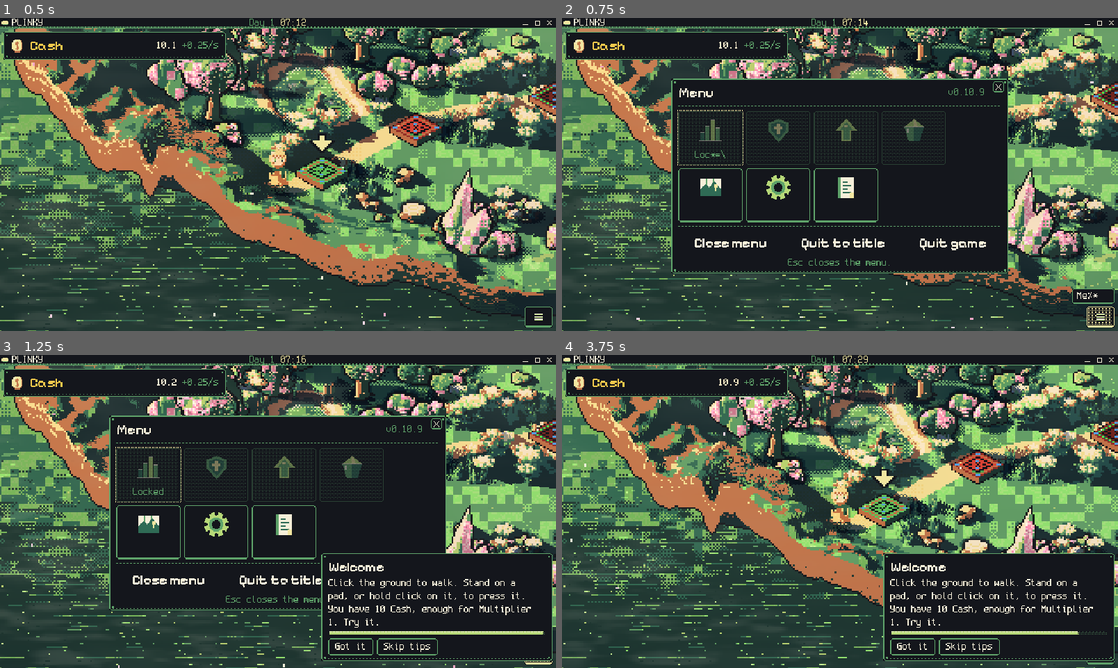
Above: before the commit, frames 1-4 (two rows, left to right).
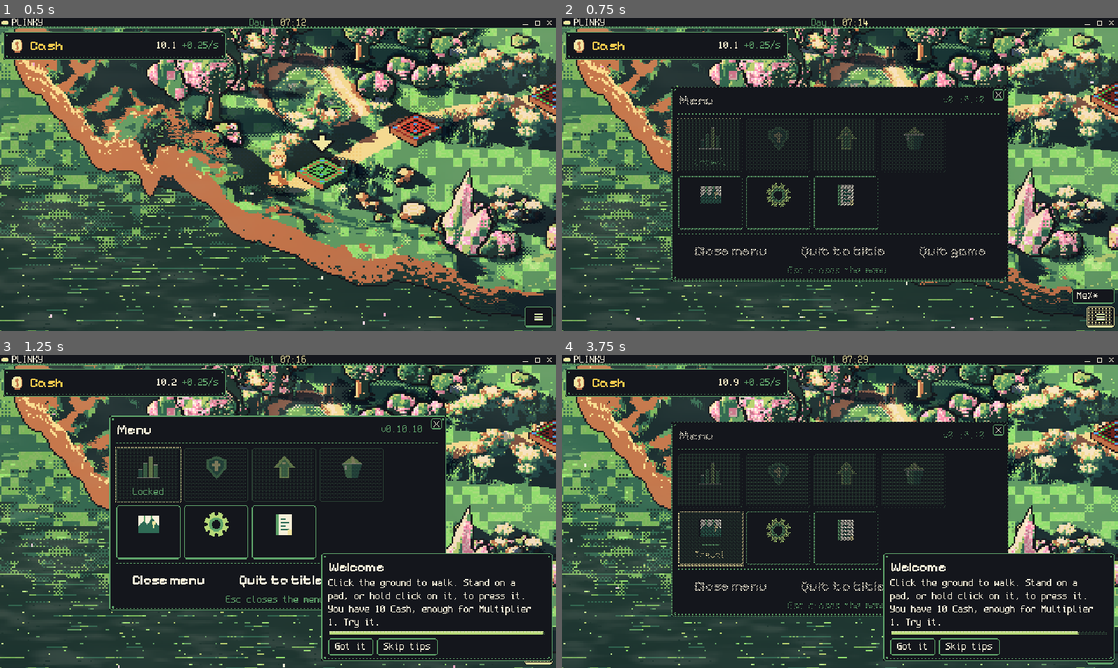
Above: after the commit, the same moments.

Repository: FreezingShock/Plinky
Game: Godot game, scene res://main.tscn
The game is run twice, just before and just after one commit, with the same random seed, the same clock (stepped at 60 frames per second) and the same inputs. This scene is started directly instead of the project's main scene.
Inputs (mouse positions are in pixels of both pictures, inside the frame that each line leads up to):
- Up to frame 1 (0.5 s): no input
- Up to frame 2 (0.75 s): click (1101, 318) at 0.5 s
- Up to frame 3 (1.25 s): no input
- Up to frame 4 (3.75 s): click "Skip tips" at 1.25 s; click "Skip tips" at 2 s; click "Got it" at 2.75 s; click (712, 533) at 3.52 s

Frame 1 is identical in both runs. In frame 2, 9.6% of the frame differs, in the area x 19-81%, y 19-85%; in frame 3, less than 0.1%; in frame 4, 29%, in the area x 19-81%, y 21-84%.

Commit message:
Shared menu open/close wipe for every menu; no tooltip on menu-open focus (v0.10.10)
Co-Authored-By: Claude Sonnet 5.5 <noreply@anthropic.com>
Claude-Session: https://claude.ai/code/session_01Pmx9dVSwkbWBM93CBwq98Z

Diff:
--- a/core/build_info.gd
+++ b/core/build_info.gd
@@ -3,7 +3,7 @@
 ## Single source of truth for the game version (docs/versioning.md). Shown on the boot screen and the Update Log, stamped on feedback notes. Keep in step with the
 ## export presets' file_version / short_version and the release tag.
 
-const VERSION: String = "0.10.9"
+const VERSION: String = "0.10.10"
 
 const CHANGELOG_PATH: String = "res://CHANGELOG.md"
 
--- a/main.gd
+++ b/main.gd
@@ -218,7 +218,7 @@
 	elif owner_ctl == null or just_opened or not (open.is_ancestor_of(owner_ctl) or hud.owns_focus(owner_ctl)):
 		var first: Control = PadInput.first_focusable(open)
 		if first != null:
-			first.grab_focus()
+			Tip.grab_quiet(first)   # menu open: focus the first control, but no tooltip until the player navigates
 
 
 ## Lay the frame out in the window. The frame is the bleed size (640x360 until the wider backdrop is in),
@@ -539,14 +539,14 @@
 ## gets the shared animated X in its top right corner.
 func _wire_menus() -> void:
 	var ups: Control = hud.upgrades_panel()
-	menus.register(&"upgrades", func() -> bool: return ups.visible, func() -> void: ups.visible = true, func() -> void: ups.visible = false)
-	menus.register(&"relics", func() -> bool: return relic_panel.visible, func() -> void: relic_panel.visible = true, relic_panel.hide)
+	_register_animated(&"upgrades", ups)
+	_register_animated(&"relics", relic_panel)
 	menus.register(&"stats", func() -> bool: return index_panel.is_open() and index_panel.tab == IndexPanel.Tab.STATS,
 		func() -> void: index_panel.open_tab(IndexPanel.Tab.STATS), index_panel.close_panel, &"index")
 	menus.register(&"attributes", func() -> bool: return index_panel.is_open() and index_panel.tab == IndexPanel.Tab.ATTRIBUTES,
 		func() -> void: index_panel.open_tab(IndexPanel.Tab.ATTRIBUTES), index_panel.close_panel, &"index")
-	menus.register(&"settings", func() -> bool: return display_panel.visible, display_panel.open, display_panel.close)
-	menus.register(&"feedback", func() -> bool: return feedback_panel.visible, feedback_panel.open, feedback_panel.close)
+	_register_animated(&"settings", display_panel, display_panel.open, display_panel.reset_capture)
+	_register_animated(&"feedback", feedback_panel, feedback_panel.open, feedback_panel.release)
 	gallery = GalleryMenu.new()
 	hud.add_child(gallery)
 	update_log = UpdateLogPanel.new()
@@ -558,16 +558,32 @@
 	gallery.resume_requested.connect(func() -> void: menus.close(&"gallery"))
 	gallery.quit_to_title_requested.connect(_quit_to_title)
 	gallery.quit_game_requested.connect(_quit_game)
-	menus.register(&"gallery", func() -> bool: return gallery.visible, func() -> void: gallery.visible = true, func() -> void: gallery.visible = false)
-	menus.register(&"log", func() -> bool: return update_log.visible, func() -> void: update_log.visible = true, func() -> void: update_log.visible = false)
+	_register_animated(&"gallery", gallery)
+	_register_animated(&"log", update_log)
 	CloseX.attach(gallery, func() -> void: menus.close(&"gallery"))
 	CloseX.attach(update_log, func() -> void: menus.close(&"log"))
 	hud.menu_toggled.connect(menus.toggle)
 	CloseX.attach(ups, func() -> void: menus.close(&"upgrades"))
 	CloseX.attach(relic_panel, func() -> void: menus.close(&"relics"))
 	CloseX.attach(index_panel, index_panel.close_panel)
-	CloseX.attach(display_panel, display_panel.close)
-	CloseX.attach(feedback_panel, feedback_panel.close)
+	CloseX.attach(display_panel, func() -> void: menus.close(&"settings"))
+	CloseX.attach(feedback_panel, func() -> void: menus.close(&"feedback"))
+
+
+## Register a menu with the shared open/close wipe (MenuAnim). Panels that position themselves on open (Settings, Feedback)
+## pass their own open/close, which run first; the wipe then plays on top.
+func _register_animated(kind: StringName, panel: Control, on_open: Callable = Callable(), on_close: Callable = Callable(), group: StringName = &"") -> void:
+	var anim: MenuAnim = MenuAnim.attach(panel)
+	menus.register(kind, anim.is_open,
+		func() -> void:
+			if on_open.is_valid():
+				on_open.call()
+			anim.open(),
+		func() -> void:
+			if on_close.is_valid():
+				on_close.call()
+			anim.close(),
+		group)
 
 
 ## Pause menu footer. Both save first; the quit-to-title also lets the next boot show the title again.
--- a/tests/test_menus.gd
+++ b/tests/test_menus.gd
@@ -5,6 +5,8 @@
 	_router(t)
 	_index_spam(t)
 	_close_x(t)
+	_menu_anim(t)
+	_quiet_focus(t)
 
 
 func _router(t: Object) -> void:
@@ -134,3 +136,41 @@
 	x._process(0.5)
 	t.ok(x.grow >= 1.0, "and finish growing")
 	stage.free()
+
+
+## The shared open/close wipe. Without a scene tree it is instant, so the state transitions can be checked directly.
+func _menu_anim(t: Object) -> void:
+	var p := PanelContainer.new()
+	var a: MenuAnim = MenuAnim.attach(p)
+	t.ok(not a.is_open(), "a fresh animated menu is closed")
+	a.open()
+	t.ok(p.visible and a.is_open() and a.t == 1.0, "open shows the panel fully")
+	t.eq(p.get_meta(&"menu_slide", -1.0), 0.0, "an open menu has no slide offset")
+	a.close()
+	t.ok(not p.visible and not a.is_open() and a.t == 0.0, "close hides the panel and resets the wipe")
+	for i in 10:
+		a.open()
+		a.close()
+	t.ok(not p.visible and not a.closing, "spamming open and close never sticks")
+	p.visible = true
+	p.visible = false
+	t.ok(a.t == 0.0 and not a.reveal.visible, "hiding the panel from outside clears the wipe")
+	p.free()
+	a.reveal.free()
+
+
+## Menu-open focus must not pop a tooltip; hover still does, and navigating re-enables focus tips.
+func _quiet_focus(t: Object) -> void:
+	Tip.focus_muted = false
+	var b := Button.new()
+	Tip._on_enter(b, true)   # not in the tree and not bound: must not crash
+	Tip.focus_muted = true
+	var ev := InputEventAction.new()
+	ev.action = &"ui_down"
+	ev.pressed = true
+	var h: TipHost = TipHost.new()
+	h._input(ev)
+	t.ok(not Tip.focus_muted, "the first navigation input un-mutes focus tooltips")
+	Tip.focus_muted = false
+	h.free()
+	b.free()
--- a/ui/display_panel.gd
+++ b/ui/display_panel.gd
@@ -85,9 +85,14 @@
 
 
 func close() -> void:
+	reset_capture()
+	visible = false
+
+
+## Drop any half-finished key capture. The menu router calls this, then plays the close wipe.
+func reset_capture() -> void:
 	_capture = &""
 	_armed = &""
-	visible = false
 
 
 ## Show one tab. Rows are rebuilt, so options that depend on the machine (devices, monitors) are fresh.
--- a/ui/feedback_panel.gd
+++ b/ui/feedback_panel.gd
@@ -58,6 +58,10 @@
 
 func close() -> void:
 	visible = false
+	release()
+
+
+func release() -> void:
 	_edit.release_focus()
 
 
--- /dev/null
+++ b/ui/fx/menu_anim.gd
@@ -0,0 +1,114 @@
+class_name MenuAnim
+extends Node
+## The one open/close animation for every menu: a stepped 4x4 Bayer dither wipe plus a small slide, the same look the
+## Stats and Attributes window has. Add it with MenuAnim.attach(panel); it lives as a child of the panel and routes
+## open/close through the panel's `visible`, so MenuRouter can register `is_open`, `open` and `close` straight from it.
+## Panels kept centred by the HUD pick the slide up from the "menu_slide" meta; others just get the wipe.
+## Reduce flashing, or no scene tree (tests), skips the animation.
+
+const OPEN_TIME: float = 0.42
+const CLOSE_TIME: float = 0.28
+const SLIDE: float = 14.0
+
+var panel: Control
+var reveal: DitherReveal
+var closing: bool = false
+var t: float = 0.0   ## wipe progress 0 (hidden) to 1 (shown); a reversed animation starts from here
+var _tween: Tween
+
+
+static func attach(p: Control) -> MenuAnim:
+	var a := MenuAnim.new()
+	a.panel = p
+	a.reveal = DitherReveal.new()
+	a.reveal.z_index = 1
+	p.add_child(a)
+	p.visibility_changed.connect(a._on_visibility)
+	a.reveal.tree_entered.connect(a._sync_reveal)
+	p.tree_exiting.connect(a._cleanup)
+	if p.is_inside_tree() and p.get_parent() != null:
+		p.get_parent().add_child(a.reveal)
+	else:
+		p.tree_entered.connect(a._adopt_reveal, CONNECT_ONE_SHOT)
+	return a
+
+
+func _adopt_reveal() -> void:
+	if reveal.get_parent() == null and panel.get_parent() != null:
+		panel.get_parent().add_child(reveal)
+
+
+func is_open() -> bool:
+	return panel.visible and not closing
+
+
+func open() -> void:
+	closing = false
+	if not panel.visible:
+		t = 0.0
+		panel.visible = true
+	_run(true)
+
+
+func close() -> void:
+	if not panel.visible or closing:
+		return
+	closing = true
+	Tip.hide_all()
+	_run(false)
+
+
+func _run(opening: bool) -> void:
+	if _tween != null:
+		_tween.kill()
+	if FxConfig.reduce_flashing or not is_inside_tree():
+		_set_t(1.0 if opening else 0.0)
+		if not opening:
+			_finish()
+		return
+	var to: float = 1.0 if opening else 0.0
+	_set_t(t)
+	_tween = create_tween()
+	_tween.set_speed_scale(0.2 if IndexPanel.slow_mo else 1.0)
+	_tween.tween_method(_set_t, t, to, maxf(0.01, (OPEN_TIME if opening else CLOSE_TIME) * absf(to - t)))
+	if not opening:
+		_tween.tween_callback(_finish)
+
+
+func _finish() -> void:
+	closing = false
+	panel.visible = false   # _on_visibility clears the wipe
+
+
+func _set_t(v: float) -> void:
+	t = v
+	var s: float = floorf(v * DitherReveal.STEPS) / DitherReveal.STEPS
+	panel.set_meta(&"menu_slide", roundf((1.0 - s) * SLIDE))
+	reveal.set_cover(1.0 - s)
+	_sync_reveal()
+
+
+func _on_visibility() -> void:
+	if panel.visible:
+		return
+	if _tween != null:
+		_tween.kill()
+	closing = false
+	t = 0.0
+	panel.set_meta(&"menu_slide", 0.0)
+	reveal.set_cover(0.0)
+
+
+func _sync_reveal() -> void:
+	if reveal.visible and panel.is_inside_tree():
+		reveal.global_position = panel.global_position
+		reveal.size = panel.size.max(panel.get_combined_minimum_size())
+
+
+func _process(_d: float) -> void:
+	_sync_reveal()
+
+
+func _cleanup() -> void:
+	if reveal != null and reveal.get_parent() != null and not reveal.is_queued_for_deletion():
+		reveal.queue_free()
--- a/ui/hud.gd
+++ b/ui/hud.gd
@@ -393,7 +393,7 @@
 		if cp2.visible:
 			var free_h: float = frame.y - (_bottom.size.y if _bottom != null else 0.0) - 8.0
 			var psz: Vector2 = cp2.size.max(cp2.get_combined_minimum_size())
-			var at: Vector2 = Vector2(floorf((frame.x - psz.x) * 0.5), maxf(4.0, floorf((free_h - psz.y) * 0.5)))
+			var at: Vector2 = Vector2(floorf((frame.x - psz.x) * 0.5), maxf(4.0, floorf((free_h - psz.y) * 0.5)) + float(cp2.get_meta(&"menu_slide", 0.0)))
 			if cp2.position != at:
 				cp2.position = at
 	if _menu_chip != null:
--- a/ui/index_panel.gd
+++ b/ui/index_panel.gd
@@ -285,9 +285,12 @@
 		_grab.call_deferred(_rows[keep] as IndexRow)
 
 
-func _grab(row: IndexRow) -> void:
+func _grab(row: IndexRow, quiet: bool = false) -> void:
 	if is_instance_valid(row) and row.is_inside_tree() and is_open():
-		row.grab_focus()
+		if quiet:
+			Tip.grab_quiet(row)
+		else:
+			row.grab_focus()
 
 
 func _focus_first_row() -> void:
@@ -295,7 +298,7 @@
 		return
 	for c in _list.get_children():
 		if c is IndexRow:
-			_grab.call_deferred(c as IndexRow)
+			_grab.call_deferred(c as IndexRow, true)
 			return
 
 
--- a/ui/tip.gd
+++ b/ui/tip.gd
@@ -14,6 +14,16 @@
 const META: StringName = &"_tip_spec"
 const BOUND: StringName = &"_tip_bound"
 static var _host: TipHost = null
+## True after a menu opens and puts focus on its first control: that focus must not pop a tooltip. TipHost clears it
+## on the first keyboard or pad navigation input, after which focus tips show as usual. Mouse hover is never affected.
+static var focus_muted: bool = false
+
+
+## Give `c` focus without showing its tooltip (menu open). Keeps keyboard and pad navigation working.
+static func grab_quiet(c: Control) -> void:
+	focus_muted = true
+	hide_all()
+	c.grab_focus()
 
 
 ## Attach a tooltip. `spec` is a String (body only), a Dictionary (title, body, hint, color), or a
@@ -130,6 +140,8 @@
 static func _on_enter(c: Control, by_focus: bool) -> void:
 	if not is_instance_valid(c) or not c.is_inside_tree() or not c.has_meta(META):
 		return
+	if by_focus and focus_muted:
+		return
 	host(c.get_tree()).request(c, by_focus)
 
 
--- a/ui/tip_host.gd
+++ b/ui/tip_host.gd
@@ -161,6 +161,16 @@
 	_away = 0.0
 
 
+## The first navigation input after a quiet menu-open focus lets focus tooltips show again.
+func _input(event: InputEvent) -> void:
+	if not Tip.focus_muted or not event.is_pressed():
+		return
+	for a: StringName in [&"ui_up", &"ui_down", &"ui_left", &"ui_right", &"ui_focus_next", &"ui_focus_prev"]:
+		if event.is_action_pressed(a):
+			Tip.focus_muted = false
+			return
+
+
 func _process(delta: float) -> void:
 	if not visible:
 		_since_hidden += delta
Not shown, changed: export_presets.cfg
Not shown, changed: CHANGELOG.md
Not shown, changed: docs/decisions.md
